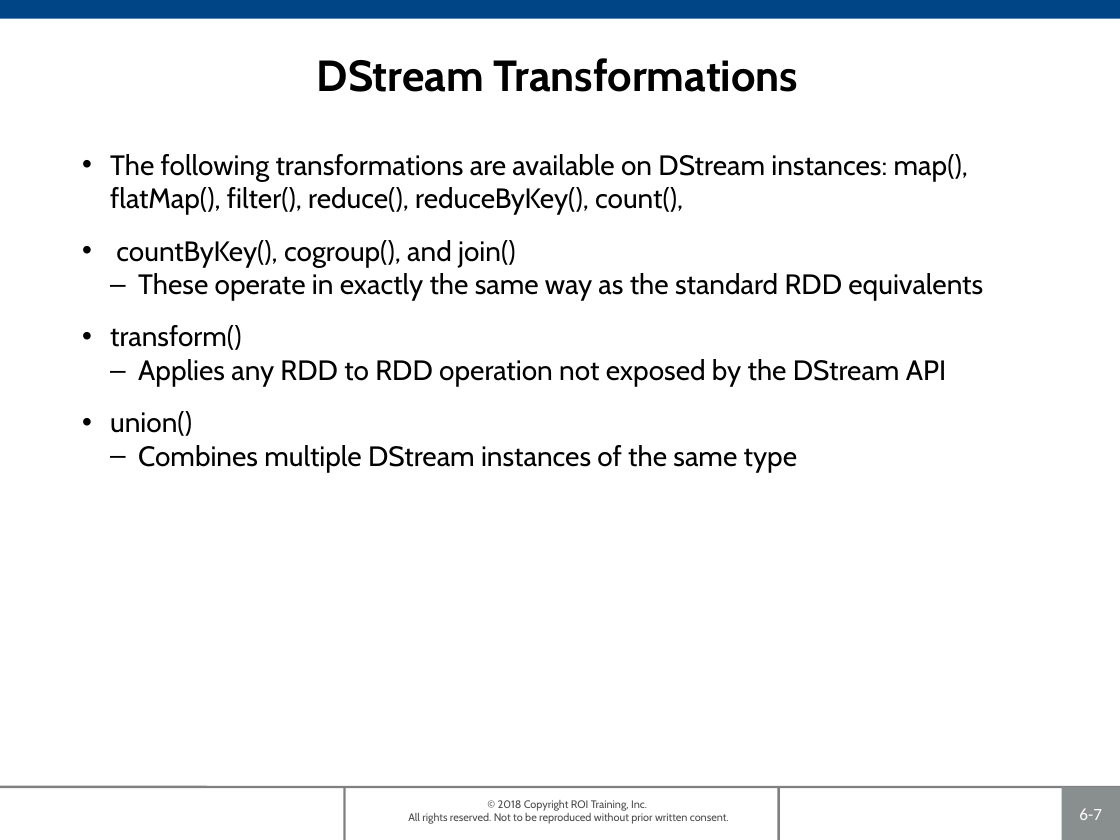
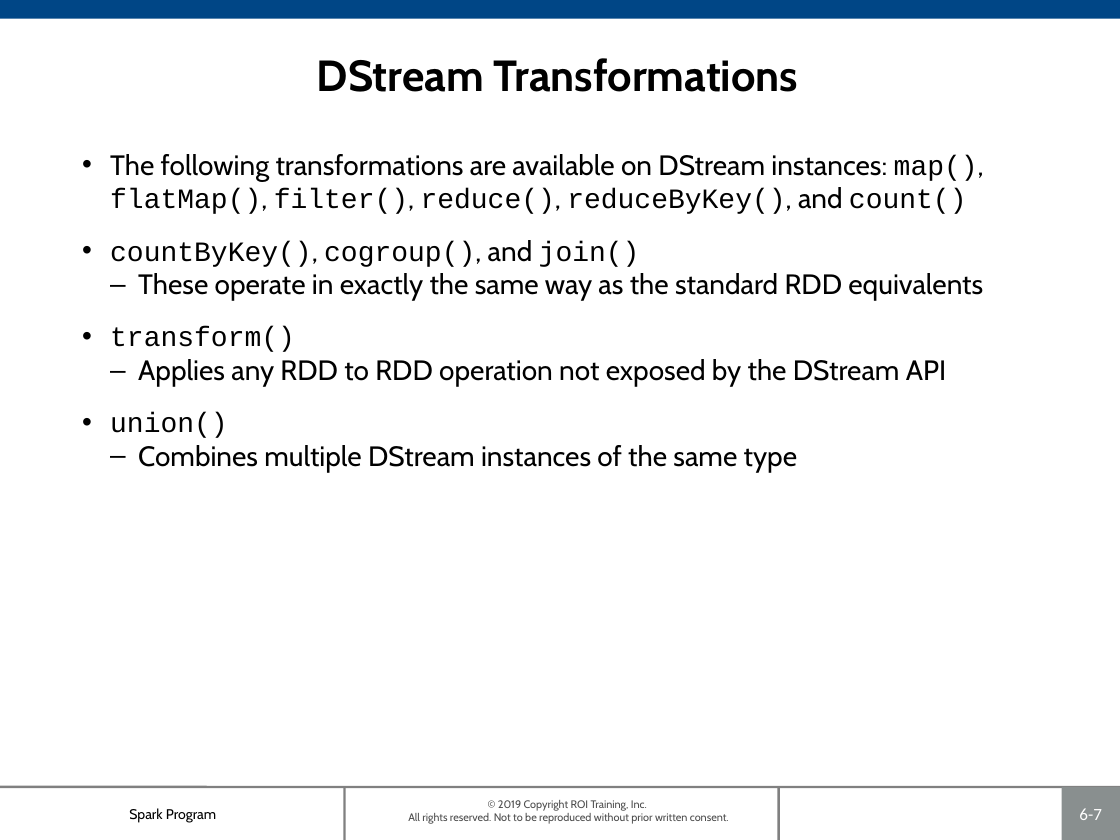
Before and after one commit to roitraining/SparkProgram, a slide deck: slide 7 of Day5/Ch06_SparkStreaming.pptx. Drawn at 1120x840 pixels with LibreOffice and Linux fonts; fonts in the diff are those of the drawing; background and template pictures are left out. Boxes give left, top, right and bottom in pixels: in the first picture for what was removed or moved away, otherwise in the second. Text is boxed around its words. In the diff, an @@ line names an element or a change of style, - is before the commit and + after.

```diff
--- a/Day5/Ch06_SparkStreaming.pptx
+++ b/Day5/Ch06_SparkStreaming.pptx
@@ text at (110,154,984,214): text changed @@
-• The following transformations are available on DStream instances: map(), flatMap(), filter(), reduce(), reduceByKey(), count(),
+• The following transformations are available on DStream instances: map(), flatMap(), filter(), reduce(), reduceByKey(), and count()
@@ text at (110,240,640,438): font Cabin to Courier New in "countByKey(), cogroup(), join()", "transform()", "union()" @@
@@ text added at (129,808,216,823), 9 pt, text #000000 @@
+Spark Program
@@ text at (408,800,729,824): text changed @@
-© 2018 Copyright ROI Training, Inc.
-All rights reserved. Not to be reproduced without prior written consent.
+© 2019 Copyright ROI Training, Inc.
+All rights reserved. Not to be reproduced without prior written consent.
```
Also in this commit, not shown: 14 other slides changed, 1 other file.
